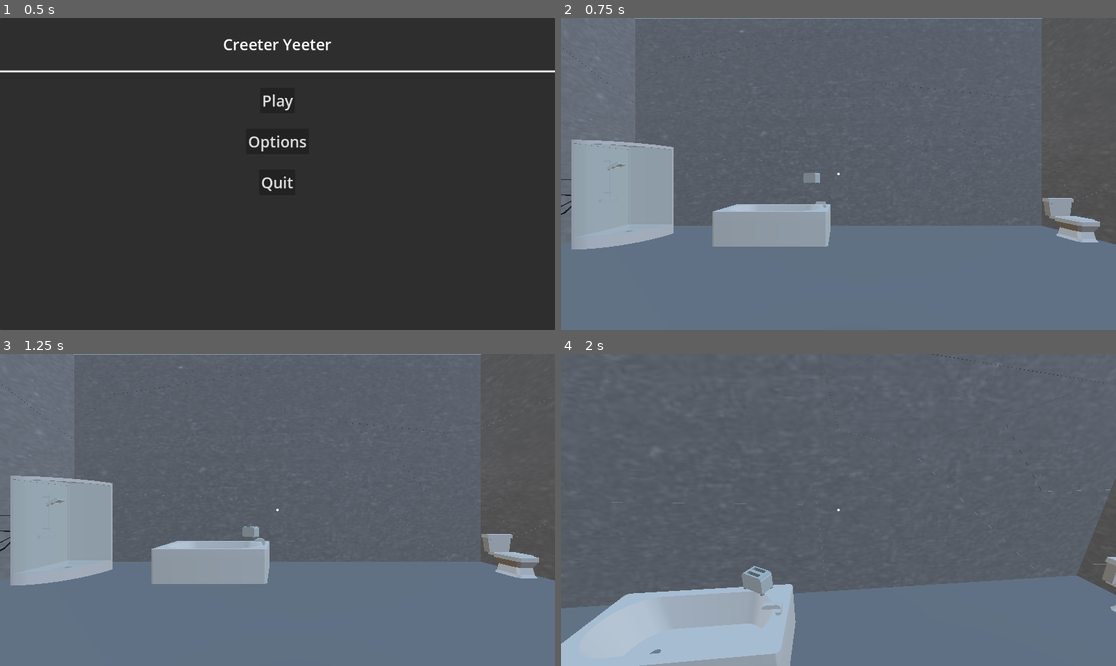
Above: before the commit, frames 1-4 (two rows, left to right).
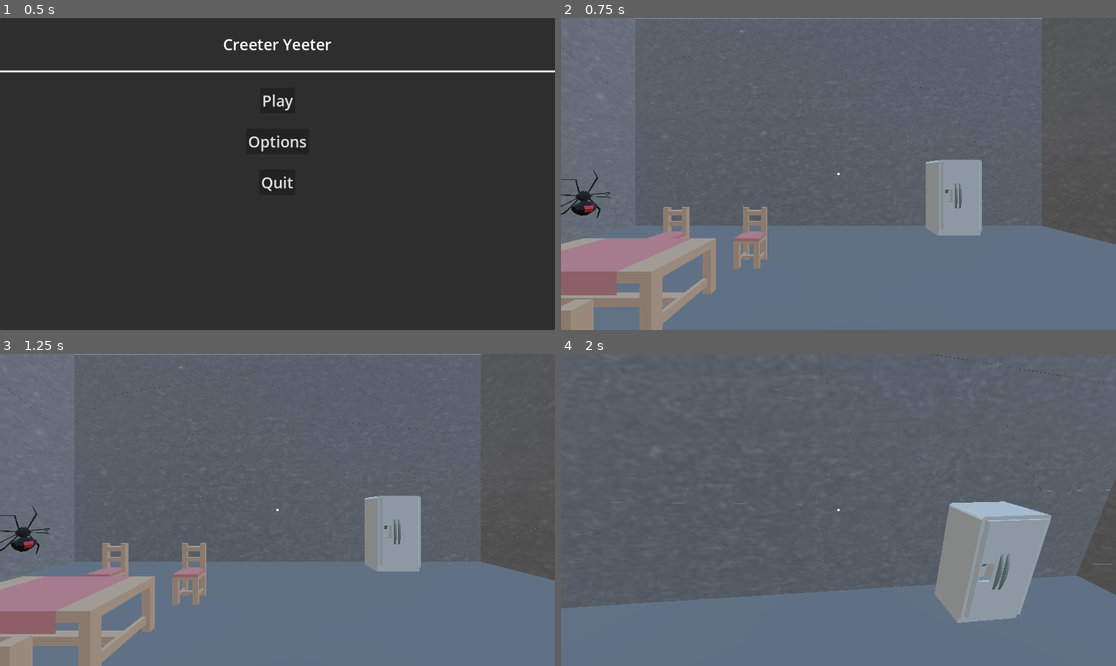
Above: after the commit, the same moments.

Repository: rcorre/wildjam84
Game: Godot game, scene res://menus/title/Title.tscn
Same seed, same stepped clock (60 frames per second), same inputs: the game is played once before the commit and once after it.
Inputs (mouse positions are in pixels of both pictures, inside the frame that each line leads up to):
- Up to frame 1 (0.5 s): no input
- Up to frame 2 (0.75 s): click "Play" at 0.5 s
- Up to frame 3 (1.25 s): no input
- Up to frame 4 (2 s): tap Enter at 1.25 s; move the mouse to (866, 510) at 1.27 s; hold W (forward) from 1.28 s (still down); hold Right mouse button (drop) from 1.28 s (still down); tap Space (jump) at 1.52 s

Frame 1 is identical in both runs. In frame 2, 18% of the frame differs, in the area x 0-98%, y 38-100%; in frame 3, 18%; in frame 4, 16%.

Commit message:
Add kitchen1 furniture set

Diff:
--- /dev/null
+++ b/scenes/Level/Rooms/FurnitureSets/Kitchen1.tscn
@@ -0,0 +1,91 @@
+[gd_scene load_steps=18 format=3 uid="uid://cfgn12hm245fi"]
+
+[ext_resource type="PackedScene" uid="uid://megycmjct6jc" path="res://assets/models/furniture/kitchenBar.glb" id="1_66y1k"]
+[ext_resource type="PackedScene" uid="uid://bsiu3v0aj6ajd" path="res://assets/models/furniture/kitchenBlender.glb" id="3_v0glf"]
+[ext_resource type="PackedScene" uid="uid://cgugxrmxgwqyv" path="res://assets/models/furniture/kitchenCabinet.glb" id="4_kvldh"]
+[ext_resource type="PackedScene" uid="uid://wqn7cjd8tjc0" path="res://assets/models/furniture/kitchenCabinetCornerRound.glb" id="6_1emg3"]
+[ext_resource type="PackedScene" uid="uid://bt57yti8tv4uo" path="res://assets/models/furniture/kitchenCabinetDrawer.glb" id="7_lk7ii"]
+[ext_resource type="PackedScene" uid="uid://8joughxho8c5" path="res://assets/models/furniture/kitchenCoffeeMachine.glb" id="8_45p5d"]
+[ext_resource type="PackedScene" uid="uid://cif0y31c5tbs7" path="res://assets/models/furniture/kitchenFridgeLarge.glb" id="9_qy3kq"]
+[ext_resource type="PackedScene" uid="uid://dn0ixcc81a572" path="res://assets/models/furniture/kitchenMicrowave.glb" id="10_nfu2r"]
+[ext_resource type="PackedScene" uid="uid://cxb8vvrlas4ya" path="res://assets/models/furniture/kitchenSink.glb" id="11_xx120"]
+[ext_resource type="PackedScene" uid="uid://c0c1bcfgt1mxs" path="res://assets/models/furniture/kitchenStove.glb" id="12_s2nmp"]
+[ext_resource type="PackedScene" uid="uid://dh5mhfksge7j7" path="res://assets/models/furniture/stoolBar.glb" id="13_lmnsw"]
+[ext_resource type="PackedScene" uid="uid://bqmbud3m5gg5y" path="res://assets/models/furniture/chairCushion.glb" id="16_g5ohd"]
+[ext_resource type="PackedScene" uid="uid://dplgnq78feq6n" path="res://assets/models/furniture/tableCloth.glb" id="16_iql5u"]
+[ext_resource type="PackedScene" uid="uid://ba6gkfm1k2l5t" path="res://assets/models/furniture/trashcan.glb" id="16_ocn80"]
+[ext_resource type="PackedScene" uid="uid://b1mqen7dkg1oj" path="res://assets/models/furniture/bench.glb" id="20_0u20l"]
+
+[sub_resource type="PlaneMesh" id="PlaneMesh_57uer"]
+size = Vector2(100, 100)
+
+[sub_resource type="WorldBoundaryShape3D" id="WorldBoundaryShape3D_y2s7y"]
+
+[node name="Kitchen1" type="Node3D"]
+
+[node name="StaticBody3D" type="StaticBody3D" parent="."]
+transform = Transform3D(10, 0, 0, 0, 10, 0, 0, 0, 10, 0, 0, 0)
+
+[node name="FloorMesh" type="MeshInstance3D" parent="StaticBody3D"]
+mesh = SubResource("PlaneMesh_57uer")
+skeleton = NodePath("../..")
+
+[node name="FloorShape" type="CollisionShape3D" parent="StaticBody3D"]
+shape = SubResource("WorldBoundaryShape3D_y2s7y")
+
+[node name="kitchenBar" parent="." instance=ExtResource("1_66y1k")]
+transform = Transform3D(-1.21299e-07, 0, 1.5, 0, 1.5, 0, -2.775, 0, -6.55671e-08, 2.1676, 0.445171, 1.03129)
+
+[node name="kitchenBlender" parent="." instance=ExtResource("3_v0glf")]
+transform = Transform3D(1.5, 0, 0, 0, 1.5, 0, 0, 0, 1.5, 5.28367, 1.73301, -0.721122)
+
+[node name="kitchenCabinet" parent="." instance=ExtResource("4_kvldh")]
+transform = Transform3D(-6.55671e-08, 0, -1.5, 0, 1.5, 0, 1.5, 0, -6.55671e-08, 4.86818, 0.445171, 1.15433)
+
+[node name="kitchenCabinetCornerRound" parent="." instance=ExtResource("6_1emg3")]
+transform = Transform3D(1.5, 0, 0, 0, 1.5, 0, 0, 0, 1.5, 4.96307, 0.445171, 3.35458)
+
+[node name="kitchenCabinetDrawer" parent="." instance=ExtResource("7_lk7ii")]
+transform = Transform3D(-6.55671e-08, 0, -1.5, 0, 1.5, 0, 1.5, 0, -6.55671e-08, 4.87126, 0.445171, -0.445818)
+
+[node name="kitchenCoffeeMachine" parent="." instance=ExtResource("8_45p5d")]
+transform = Transform3D(0.513055, 0, -1.40953, 0, 1.5, 0, 1.40953, 0, 0.513055, 5.33477, 1.75199, 1.73226)
+
+[node name="kitchenMicrowave" parent="." instance=ExtResource("10_nfu2r")]
+transform = Transform3D(1.5, 0, 0, 0, 1.5, 0, 0, 0, 1.5, -3.83619, 0.445171, 3.53859)
+
+[node name="kitchenSink" parent="." instance=ExtResource("11_xx120")]
+transform = Transform3D(-6.55671e-08, 0, -1.5, 0, 1.5, 0, 1.5, 0, -6.55671e-08, 4.87714, 0.445171, 0.357995)
+
+[node name="kitchenStove" parent="." instance=ExtResource("12_s2nmp")]
+transform = Transform3D(-6.55671e-08, 0, -1.5, 0, 1.5, 0, 1.5, 0, -6.55671e-08, 4.86504, 0.445171, 2.10992)
+
+[node name="stoolBar" parent="." instance=ExtResource("13_lmnsw")]
+transform = Transform3D(1.5, 0, 0, 0, 1.5, 0, 0, 0, 1.5, 1.31194, 0.445171, 1.11627)
+
+[node name="stoolBar2" parent="." instance=ExtResource("13_lmnsw")]
+transform = Transform3D(1.5, 0, 0, 0, 1.5, 0, 0, 0, 1.5, 1.27286, 0.445171, 0.000548363)
+
+[node name="trashcan" parent="." instance=ExtResource("16_ocn80")]
+transform = Transform3D(-0.20876, 0, -1.4854, 0, 1.5, 0, 1.4854, 0, -0.20876, 4.72101, 0.445171, 4.48106)
+
+[node name="bench" parent="." instance=ExtResource("20_0u20l")]
+transform = Transform3D(-1.5, 0, -1.31134e-07, 0, 1.5, 0, 1.31134e-07, 0, -1.5, -3.60859, 0.445171, 4.92706)
+
+[node name="tableCloth" parent="." instance=ExtResource("16_iql5u")]
+transform = Transform3D(1.5, 0, 0, 0, 1.5, 0, 0, 0, 1.5, -2.98893, 0.445171, -1.88975)
+
+[node name="chairCushion" parent="." instance=ExtResource("16_g5ohd")]
+transform = Transform3D(1.5, 0, 0, 0, 1.5, 0, 0, 0, 1.5, -2.79151, 0.296933, -3.40786)
+
+[node name="chairCushion2" parent="." instance=ExtResource("16_g5ohd")]
+transform = Transform3D(1.5, 0, 0, 0, 1.5, 0, 0, 0, 1.5, -1.40274, 0.296933, -3.40786)
+
+[node name="chairCushion3" parent="." instance=ExtResource("16_g5ohd")]
+transform = Transform3D(-1.5, 0, -1.31134e-07, 0, 1.5, 0, 1.31134e-07, 0, -1.5, -1.40274, 0.296933, -1.07964)
+
+[node name="chairCushion4" parent="." instance=ExtResource("16_g5ohd")]
+transform = Transform3D(-1.5, 0, -1.31134e-07, 0, 1.5, 0, 1.31134e-07, 0, -1.5, -2.81874, 0.296933, -1.07964)
+
+[node name="kitchenFridgeLarge" parent="." instance=ExtResource("9_qy3kq")]
+transform = Transform3D(1.5, 0, 0, 0, 1.5, 0, 0, 0, 1.5, 2.6772, 0.296933, -5.12766)
--- a/scenes/Level/Rooms/Room.tscn
+++ b/scenes/Level/Rooms/Room.tscn
@@ -1,12 +1,13 @@
-[gd_scene load_steps=6 format=3 uid="uid://cjm3fhg3ivebn"]
+[gd_scene load_steps=7 format=3 uid="uid://cjm3fhg3ivebn"]
 
 [ext_resource type="Script" uid="uid://bgvqg3tbrarih" path="res://scenes/Level/Rooms/Room.gd" id="1_ftteg"]
 [ext_resource type="PackedScene" uid="uid://lare0nuf4gky" path="res://scenes/Level/Walls/BreakableWall1.tscn" id="2_xgo5k"]
 [ext_resource type="PackedScene" uid="uid://dll4msolpmjc7" path="res://scenes/Level/Walls/BreakableWall2.tscn" id="3_u1muq"]
 [ext_resource type="PackedScene" uid="uid://dq32mrx7dfa67" path="res://scenes/Level/Rooms/FurnitureSets/Bedroom1.tscn" id="4_u1muq"]
 [ext_resource type="PackedScene" uid="uid://buf3nc0simv06" path="res://scenes/Level/Rooms/FurnitureSets/Bathroom1.tscn" id="5_12eac"]
+[ext_resource type="PackedScene" uid="uid://cfgn12hm245fi" path="res://scenes/Level/Rooms/FurnitureSets/Kitchen1.tscn" id="6_4mnbc"]
 
 [node name="Room" type="Node3D"]
 script = ExtResource("1_ftteg")
 walls = Array[PackedScene]([ExtResource("2_xgo5k"), ExtResource("3_u1muq")])
-furniture_sets = Array[PackedScene]([ExtResource("4_u1muq"), ExtResource("5_12eac")])
+furniture_sets = Array[PackedScene]([ExtResource("4_u1muq"), ExtResource("5_12eac"), ExtResource("6_4mnbc")])
Binary file removed: assets/models/furniture/wall.glb
Not shown, removed: assets/models/furniture/wall.glb.import
Binary file removed: assets/models/furniture/wallCorner.glb
Not shown, removed: assets/models/furniture/wallCorner.glb.import
Binary file removed: assets/models/furniture/wallCornerRond.glb
Not shown, removed: assets/models/furniture/wallCornerRond.glb.import
Binary file removed: assets/models/furniture/wallDoorway.glb
Not shown, removed: assets/models/furniture/wallDoorway.glb.import
Binary file removed: assets/models/furniture/wallDoorwayWide.glb
Not shown, removed: assets/models/furniture/wallDoorwayWide.glb.import
Binary file removed: assets/models/furniture/wallHalf.glb
Not shown, removed: assets/models/furniture/wallHalf.glb.import
(and 4 more such lines)
